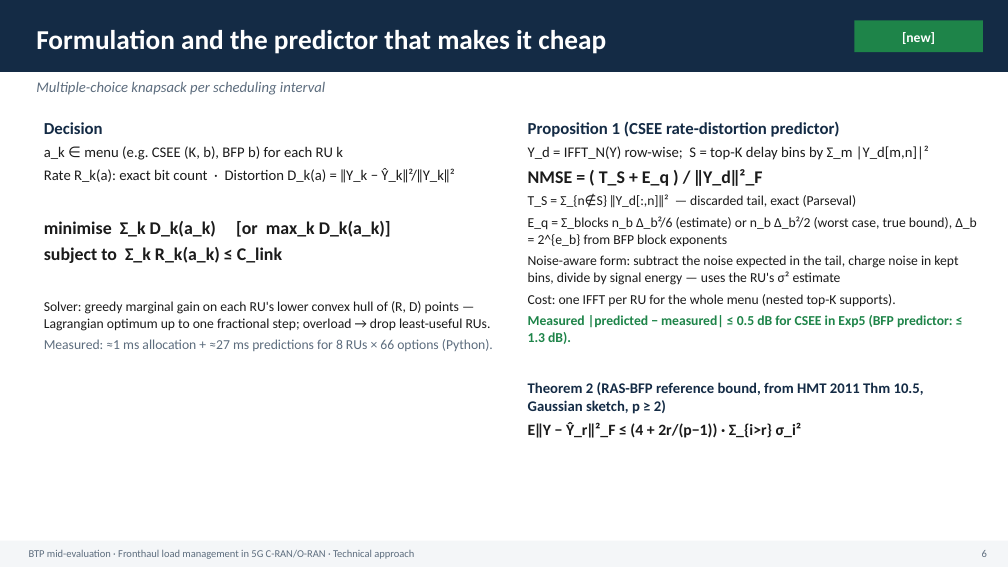
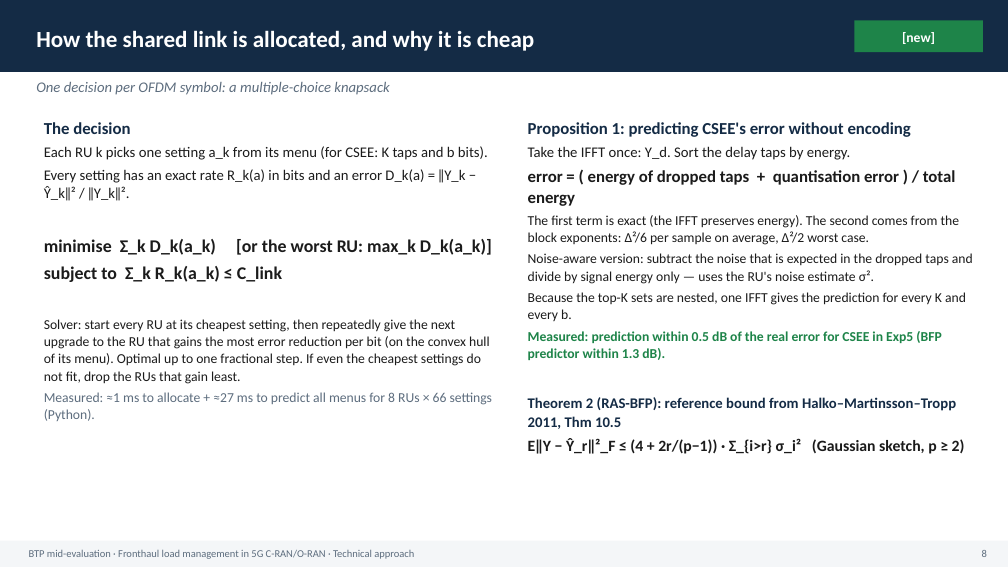
Before and after one commit to Harshvardhan-To1/BTP, a slide deck: slide 8 of docs/mid_evaluation.pptx (slide 6 before the commit). Drawn at 1008x567 pixels with LibreOffice and Linux fonts; fonts in the diff are those of the drawing. Boxes give left, top, right and bottom in pixels: in the first picture for what was removed or moved away, otherwise in the second. Text is boxed around its words. In the diff, an @@ line names an element or a change of style, - is before the commit and + after.

```diff
--- a/docs/mid_evaluation.pptx
+++ b/docs/mid_evaluation.pptx
@@ text at (x1=36, y1=30, x2=534, y2=51): text changed; size 26 to 22 pt @@
-Formulation and the predictor that makes it cheap
+How the shared link is allocated, and why it is cheap
@@ text at (x1=36, y1=82, x2=389, y2=95): text changed @@
-Multiple-choice knapsack per scheduling interval
+One decision per OFDM symbol: a multiple-choice knapsack
@@ text at (x1=44, y1=122, x2=492, y2=255): text changed @@
-Decision
-a_k ∈ menu (e.g. CSEE (K, b), BFP b) for each RU k
-Rate R_k(a): exact bit count · Distortion D_k(a) = ‖Y_k − Ŷ_k‖²/‖Y_k‖²
-minimise Σ_k D_k(a_k) [or max_k D_k(a_k)]
+The decision
+Each RU k picks one setting a_k from its menu (for CSEE: K taps and b bits).
+Every setting has an exact rate R_k(a) in bits and an error D_k(a) = ‖Y_k − Ŷ_k‖² / ‖Y_k‖².
+minimise Σ_k D_k(a_k) [or the worst RU: max_k D_k(a_k)]
@@ text at (x1=528, y1=122, x2=973, y2=454): text changed @@
-Proposition 1 (CSEE rate-distortion predictor)
-Y_d = IFFT_N(Y) row-wise; S = top-K delay bins by Σ_m |Y_d[m,n]|²
-NMSE = ( T_S + E_q ) / ‖Y_d‖²_F
-T_S = Σ_{n∉S} ‖Y_d[:,n]‖² — discarded tail, exact (Parseval)
-E_q = Σ_blocks n_b Δ_b²/6 (estimate) or n_b Δ_b²/2 (worst case, true bound), Δ_b = 2^{e_b} from BFP block exponents
-Noise-aware form: subtract the noise expected in the tail, charge noise in kept bins, divide by signal energy — uses the RU's σ² estimate
-Cost: one IFFT per RU for the whole menu (nested top-K supports).
-Measured |predicted − measured| ≤ 0.5 dB for CSEE in Exp5 (BFP predictor: ≤ 1.3 dB).
-Theorem 2 (RAS-BFP reference bound, from HMT 2011 Thm 10.5, Gaussian sketch, p ≥ 2)
-E‖Y − Ŷ_r‖²_F ≤ (4 + 2r/(p−1)) · Σ_{i>r} σ_i²
+Proposition 1: predicting CSEE's error without encoding
+Take the IFFT once: Y_d. Sort the delay taps by energy.
+error = ( energy of dropped taps + quantisation error ) / total energy
+The first term is exact (the IFFT preserves energy). The second comes from the block exponents: Δ²/6 per sample on average, Δ²/2 worst case.
+Noise-aware version: subtract the noise that is expected in the dropped taps and divide by signal energy only — uses the RU's noise estimate σ².
+Because the top-K sets are nested, one IFFT gives the prediction for every K and every b.
+Measured: prediction within 0.5 dB of the real error for CSEE in Exp5 (BFP predictor within 1.3 dB).
+Theorem 2 (RAS-BFP): reference bound from Halko–Martinsson–Tropp 2011, Thm 10.5
+E‖Y − Ŷ_r‖²_F ≤ (4 + 2r/(p−1)) · Σ_{i>r} σ_i² (Gaussian sketch, p ≥ 2)
@@ text at (x1=44, y1=319, x2=493, y2=421): text changed @@
-Solver: greedy marginal gain on each RU's lower convex hull of (R, D) points — Lagrangian optimum up to one fractional step; overload → drop least-useful RUs.
-Measured: ≈1 ms allocation + ≈27 ms predictions for 8 RUs × 66 options (Python).
+Solver: start every RU at its cheapest setting, then repeatedly give the next upgrade to the RU that gains the most error reduction per bit (on the convex hull of its menu). Optimal up to one fractional step. If even the cheapest settings do not fit, drop the RUs that gain least.
+Measured: ≈1 ms to allocate + ≈27 ms to predict all menus for 8 RUs × 66 settings (Python).
```
Also in this commit, not shown: 19 other slides changed, 2 slides added, 6 other files.
